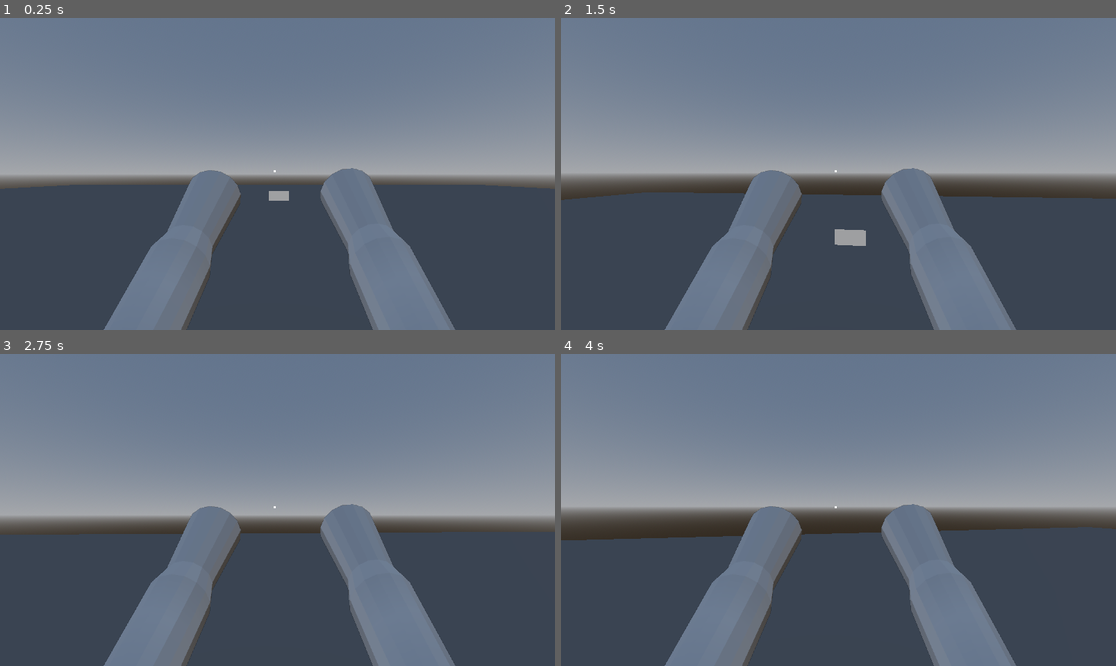
Above: before the commit, frames 1-4 (two rows, left to right).
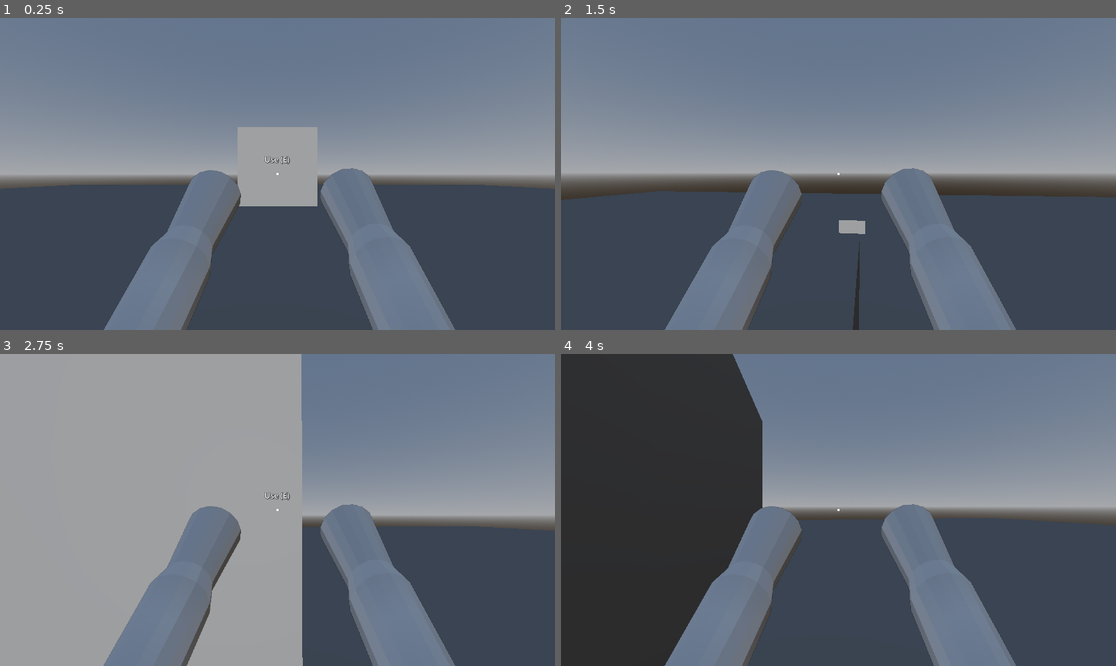
Above: after the commit, the same moments.

Repository: arch-it-ect-9/player-drop-in-scene
Game: Godot game, scene res://scenes/levels/test_level.tscn
The game is run twice, just before and just after one commit, with the same random seed, the same clock (stepped at 60 frames per second) and the same inputs.
Inputs (mouse positions are in pixels of both pictures, inside the frame that each line leads up to):
- Up to frame 1 (0.25 s): no input
- Up to frame 2 (1.5 s): tap Enter at 0.5 s; move the mouse to (866, 174) at 0.52 s; press the mouse at (866, 174) at 0.53 s; hold W (move_forward) from 0.53 s (still down); tap Space (jump) at 0.77 s; tap E (interact) at 0.8, 1.35 s; move the mouse to (810, 174) at 1.27 s; release the mouse at (810, 174) at 1.28 s
- Up to frame 3 (2.75 s): keep holding W (move_forward); tap Space (jump) at 1.52 s; click (249, 510) at 1.55 s; move the mouse to (288, 503) at 2.02 s; hold Right mouse button (alt_fire) from 2.03 s (still down); tap E (interact) at 2.3 s
- Up to frame 4 (4 s): keep holding W (move_forward); move the mouse to (832, 516) at 2.77 s; release Right mouse button (alt_fire) at 2.78 s; tap Q (drop_item) at 2.85 s; tap Space (jump) at 3.02, 3.77 s; click (832, 516) at 3.05 s; move the mouse to (877, 513) at 3.52 s; press the mouse at (877, 513) at 3.53 s; tap E (interact) at 3.8 s

The runs differ from the first frame. In frame 1, 2.2% of the frame differs, in the area x 42-95%, y 34-61%; in frame 2, 0.8%; in frame 3, 42%, in the area x 0-91%, y 0-100%; in frame 4, 31%.

Commit message:
Latest stable release; Removed PickupCube; Created an global reusable interactable.gd script which tracks relative item variables, states and behaviors (drag and drop it to any item); Added an interaction prompt; E key now handling all interaction, Left-Click for Attack or Use Held Item

Diff:
--- a/scenes/actors/player/player.tscn
+++ b/scenes/actors/player/player.tscn
@@ -29,7 +29,6 @@
 [node name="InteractRay" type="RayCast3D" parent="Head"]
 exclude_parent = false
 target_position = Vector3(0, 0, -3)
-collision_mask = 4
 
 [node name="HoldPoint" type="Marker3D" parent="Head"]
 transform = Transform3D(0.9547608, 0.11619362, 0.27373502, 0, 0.92050487, -0.39073113, -0.29737487, 0.37305477, 0.87886196, 0.33, -0.135, -1.145)
@@ -38,15 +37,9 @@
 
 [node name="Crosshair" type="TextureRect" parent="HUD"]
 custom_minimum_size = Vector2(16, 16)
-anchors_preset = 8
-anchor_left = 0.5
-anchor_top = 0.5
-anchor_right = 0.5
-anchor_bottom = 0.5
-offset_left = -8.0
-offset_top = -8.0
-offset_right = 8.0
-offset_bottom = 8.0
+anchors_preset = 15
+anchor_right = 1.0
+anchor_bottom = 1.0
 grow_horizontal = 2
 grow_vertical = 2
 mouse_filter = 2
@@ -54,9 +47,18 @@
 stretch_mode = 5
 
 [node name="ColorRect" type="ColorRect" parent="HUD/Crosshair"]
-layout_mode = 0
-offset_right = 4.0
-offset_bottom = 4.0
+layout_mode = 1
+anchors_preset = 8
+anchor_left = 0.5
+anchor_top = 0.5
+anchor_right = 0.5
+anchor_bottom = 0.5
+offset_left = -2.0
+offset_top = -2.0
+offset_right = 2.0
+offset_bottom = 2.0
+grow_horizontal = 2
+grow_vertical = 2
 
 [node name="ViewModelViewportContainer" type="SubViewportContainer" parent="HUD"]
 anchors_preset = 15
@@ -87,6 +89,21 @@
 [node name="fps_viewmodel_arms" parent="HUD/ViewModelViewportContainer/ViewModelViewport/ViewModelWorld/ViewModelRoot_VM" instance=ExtResource("2_i3pqv")]
 transform = Transform3D(1, 0, 0, 0, 1, 0, 0, 0, 1, 0, 0, -0.1)
 
+[node name="InteractPrompt" type="Label" parent="HUD"]
+anchors_preset = 15
+anchor_right = 1.0
+anchor_bottom = 1.0
+offset_top = -30.0
+offset_bottom = -30.0
+grow_horizontal = 2
+grow_vertical = 2
+theme_override_colors/font_shadow_color = Color(0, 0, 0, 0.52156866)
+theme_override_colors/font_outline_color = Color(0, 0, 0, 1)
+theme_override_constants/outline_size = 2
+text = "TESTING"
+horizontal_alignment = 1
+vertical_alignment = 1
+
 [node name="Visuals" type="Node3D" parent="."]
 
 [node name="TacoTruckCookVisual" parent="Visuals" instance=ExtResource("2_onrkg")]
--- /dev/null
+++ b/scenes/gameplay/interactables/button.tscn
@@ -0,0 +1,22 @@
+[gd_scene load_steps=5 format=3 uid="uid://cg6iq61db0ftr"]
+
+[ext_resource type="Script" uid="uid://cdxg8afk35316" path="res://scripts/gameplay/interactables/button.gd" id="1_gokab"]
+[ext_resource type="Script" uid="uid://odpr1l22jufx" path="res://scripts/gameplay/interactable.gd" id="2_julhn"]
+
+[sub_resource type="BoxMesh" id="BoxMesh_cic5i"]
+
+[sub_resource type="BoxShape3D" id="BoxShape3D_ll0wn"]
+
+[node name="Button" type="StaticBody3D"]
+script = ExtResource("1_gokab")
+
+[node name="MeshInstance3D" type="MeshInstance3D" parent="."]
+mesh = SubResource("BoxMesh_cic5i")
+
+[node name="CollisionShape3D" type="CollisionShape3D" parent="."]
+shape = SubResource("BoxShape3D_ll0wn")
+
+[node name="Interactable" type="Node" parent="."]
+script = ExtResource("2_julhn")
+
+[connection signal="interacted" from="Interactable" to="." method="_on_interactable_interacted"]
--- a/scenes/levels/test_level.tscn
+++ b/scenes/levels/test_level.tscn
@@ -1,8 +1,8 @@
 [gd_scene load_steps=9 format=3 uid="uid://e3fdy8h24p5"]
 
 [ext_resource type="PackedScene" uid="uid://b3gqjpq5gcrs1" path="res://scenes/actors/player/player.tscn" id="1_fr1um"]
-[ext_resource type="PackedScene" uid="uid://c2pp4d1yn3yo0" path="res://assets/props/pickup_cube/pickup_cube.tscn" id="2_v45ci"]
 [ext_resource type="PackedScene" uid="uid://d1cw1gxmumlhg" path="res://scenes/gameplay/target.tscn" id="3_48ne7"]
+[ext_resource type="PackedScene" uid="uid://cg6iq61db0ftr" path="res://scenes/gameplay/interactables/button.tscn" id="4_v45ci"]
 
 [sub_resource type="ProceduralSkyMaterial" id="ProceduralSkyMaterial_gojnm"]
 
@@ -34,11 +34,13 @@
 shape = SubResource("BoxShape3D_gojnm")
 
 [node name="MeshInstance3D" type="MeshInstance3D" parent="Floor"]
+transform = Transform3D(1, 0, 0, 0, 1, 0, 0, 0, 1, -0.01343441, 0, 0.015674114)
 mesh = SubResource("BoxMesh_gojnm")
 
 [node name="Player" parent="." instance=ExtResource("1_fr1um")]
 
-[node name="PickupCube" parent="." instance=ExtResource("2_v45ci")]
-
 [node name="Target" parent="." instance=ExtResource("3_48ne7")]
 transform = Transform3D(1, 0, 0, 0, 1, 0, 0, 0, 1, 0.06, 0, -10.825)
+
+[node name="Button" parent="." instance=ExtResource("4_v45ci")]
+transform = Transform3D(1, 0, 0, 0, 1, 0, 0, 0, 1, 0, 1.4265382, -3.2501435)
--- /dev/null
+++ b/scripts/gameplay/interactable.gd
@@ -0,0 +1,46 @@
+extends Node
+class_name Interactable
+
+enum InteractionType {
+	USE,
+	PICKUP,
+	EXAMINE,
+	CLOSE,
+	OPEN
+}
+
+signal interacted(user: Node)
+
+@export var enabled := true
+@export var prompt_override := ""
+@export var interaction_type := InteractionType.USE
+
+func interact(user: Node) -> void:
+	if not enabled:
+		return
+	interacted.emit(user)
+
+
+func get_prompt_text() -> String:
+	var p := prompt_override.strip_edges()
+	if p != "":
+		return p
+
+	match interaction_type:
+		InteractionType.USE:
+			return "Use"
+		InteractionType.PICKUP:
+			return "Pick Up"
+		InteractionType.EXAMINE:
+			return "Examine"
+		InteractionType.CLOSE:
+			return "Close"
+		InteractionType.OPEN:
+			return "Open"
+
+	return "Use"
+
+
+func get_hud_text(key_hint: String = "Press E") -> String:
+	# Produces: "Use (Press E)" etc.
+	return "%s (%s)" % [get_prompt_text(), key_hint]
--- /dev/null
+++ b/scripts/gameplay/interactables/button.gd
@@ -0,0 +1,4 @@
+extends StaticBody3D
+
+func _on_interactable_interacted(user: Node) -> void:
+	print("Button used by: ", user.name)
--- a/scripts/player/player.gd
+++ b/scripts/player/player.gd
@@ -43,7 +43,7 @@
 
 @export_category("Throw")
 @export var throw_speed := 10.0
-@export var throw_up_bias := 0.1  ## Slight upward angle to make throws feel more natural
+@export var throw_up_bias := 0.1 ## Slight upward angle to make throws feel more natural
 
 @export_category("Animation")
 @export var anim_tree_path: NodePath
@@ -52,6 +52,7 @@
 @onready var head: Node3D = $Head
 @onready var camera: Camera3D = $Head/WorldCamera
 @onready var interact_ray: RayCast3D = $Head/InteractRay
+@onready var interact_prompt: Label = $HUD/InteractPrompt
 @onready var hold_point: Marker3D = $Head/HoldPoint
 @onready var hud: CanvasLayer = $HUD
 @onready var crosshair: Control = $HUD/Crosshair
@@ -61,7 +62,7 @@
 var _warned_anim_playback_missing := false
 var _was_holding := false
 
-var held_item: PickupCube = null
+var held_item: RigidBody3D = null
 var _held_snapped := false
 
 ## Returns true if the player is currently holding an item.
@@ -130,10 +131,10 @@
 	_setup_viewmodel_weapon_grip()
 
 
-func _set_character_hold_state(is_holding: bool, force: bool = false) -> void:
-	if (not force) and is_holding == _was_holding:
-		return
-	_was_holding = is_holding
+func _set_character_hold_state(should_hold: bool, force: bool = false) -> void:
+	if (not force) and should_hold == _was_holding:
+		return
+	_was_holding = should_hold
 
 	if anim_playback == null:
 		if not _warned_anim_playback_missing:
@@ -141,7 +142,7 @@
 			push_warning("[Player] _set_character_hold_state called but anim_playback is null")
 		return
 
-	var state_name := "Hold" if is_holding else "Idle"
+	var state_name := "Hold" if should_hold else "Idle"
 	print("[Player] ANIM travel request -> ", state_name, " (held_item=", held_item, ")")
 	if debug_anim:
 		print("ANIM travel -> %s" % state_name)
@@ -163,9 +164,13 @@
 		if event.keycode == KEY_J:
 			_set_character_hold_state(false, true)
 
-	# Interact (E) - pick up if possible
+	# Interact (E) - interact with objects (pick up, use, etc.)
 	if event.is_action_pressed("interact"):
-		_try_pickup()
+		print("INTERACT pressed")
+		# output debug information
+		print_debug("[Player] interact_ray enabled: %s, target_position: %s" % [interact_ray.enabled, interact_ray.target_position])
+
+		_try_interact()
 
 	# Drop (Q)
 	if event.is_action_pressed("drop_item"):
@@ -175,12 +180,9 @@
 	if event.is_action_pressed("alt_fire"):
 		_throw_item()
 
-	# Fire (Left click) - pick up item if not holding, melee if holding
+	# Fire (Left click) - attack / use held item (no pickup)
 	if event.is_action_pressed("fire"):
-		if not is_holding:
-			_try_pickup_with_fire()
-		else:
-			_try_melee()
+		_try_melee()
 
 	# Look
 	if event is InputEventMouseMotion:
@@ -190,13 +192,15 @@
 		# Head pitch
 		_pitch_rad = clamp(
 			_pitch_rad - event.relative.y * mouse_sensitivity,
-			-_max_pitch_rad,
+			- _max_pitch_rad,
 			_max_pitch_rad
 		)
 		head.rotation.x = _pitch_rad
 
 
 func _physics_process(delta: float) -> void:
+	_update_interact_prompt()
+
 	var _frame_start_usec := Time.get_ticks_usec() # debug
 	var on_floor := is_on_floor()
 
@@ -275,6 +279,20 @@
 				[delta * 1000.0, Engine.get_frames_per_second(), total_usec, timers_usec, gravity_usec, jump_usec, move_math_usec, move_and_slide_usec, global_position, velocity]
 			) # debug
 
+func _update_interact_prompt() -> void:
+	interact_ray.force_raycast_update()
+
+	var text := ""
+	if interact_ray.is_colliding():
+		var hit := interact_ray.get_collider()
+		var interactable := _find_interactable(hit)
+		if interactable:
+			# text = interactable.prompt_text + " (E); Debug : " + (hit as Node).name
+			text = interactable.get_hud_text("E")
+
+	interact_prompt.text = text
+	interact_prompt.visible = (text != "")
+
 
 func _toggle_mouse_capture() -> void:
 	var captured := Input.get_mouse_mode() == Input.MOUSE_MODE_CAPTURED
@@ -329,25 +347,6 @@
 	viewmodel_skeleton.add_child(viewmodel_weapon_grip_attachment)
 
 	print_debug("[Player] Viewmodel weapon_grip attachment created at bone index %d" % [bone_idx])
-
-
-func _try_pickup_with_fire() -> void:
-	# Pick up item using the fire key (left click)
-	if is_holding:
-		return
-
-	interact_ray.force_raycast_update()
-	print_debug("[Player] Fire pickup: colliding=%s collider=%s" % [interact_ray.is_colliding(), interact_ray.get_collider()])
-	if not interact_ray.is_colliding():
-		return
-
-	var collider: Object = interact_ray.get_collider() as Object
-	if collider is PickupCube:
-		held_item = collider
-		# Request pickup but don't snap immediately — we'll lerp it into place
-		held_item.on_picked_up(_get_hold_target(), false)
-		_held_snapped = false
-		print_debug("[Player] Picked up %s with fire key" % [held_item])
 
 
 func _set_hand_visibility_override(enabled: bool) -> void:
@@ -458,21 +457,30 @@
 	_set_hand_visibility_override(false)
 
 
-func _try_pickup() -> void:
-	if is_holding:
-		return
+func _try_interact() -> void:
+	print("_try_interact")
 
 	interact_ray.force_raycast_update()
-	print("colliding=", interact_ray.is_colliding(), " collider=", interact_ray.get_collider())
 	if not interact_ray.is_colliding():
 		return
 
-	var collider: Object = interact_ray.get_collider() as Object
-	if collider is PickupCube:
-		held_item = collider
-		# Request pickup but don't snap immediately — we'll lerp it into place
-		held_item.on_picked_up(_get_hold_target(), false)
-		_held_snapped = false
+	var hit := interact_ray.get_collider()
+	var interactable := _find_interactable(hit)
+	if interactable:
+		interactable.interact(self)
+
+func _find_interactable(hit: Object) -> Interactable:
+	if hit is not Node:
+		return null
+
+	var n := hit as Node
+	while n:
+		var c := n.get_node_or_null("Interactable")
+		if c is Interactable:
+			return c
+		n = n.get_parent()
+
+	return null
 
 
 func _try_melee() -> void:
Not shown, added: scripts/gameplay/interactable.gd.uid
Not shown, added: scripts/gameplay/interactables/button.gd.uid
Not shown, changed: workspacesummary.20260112.md
